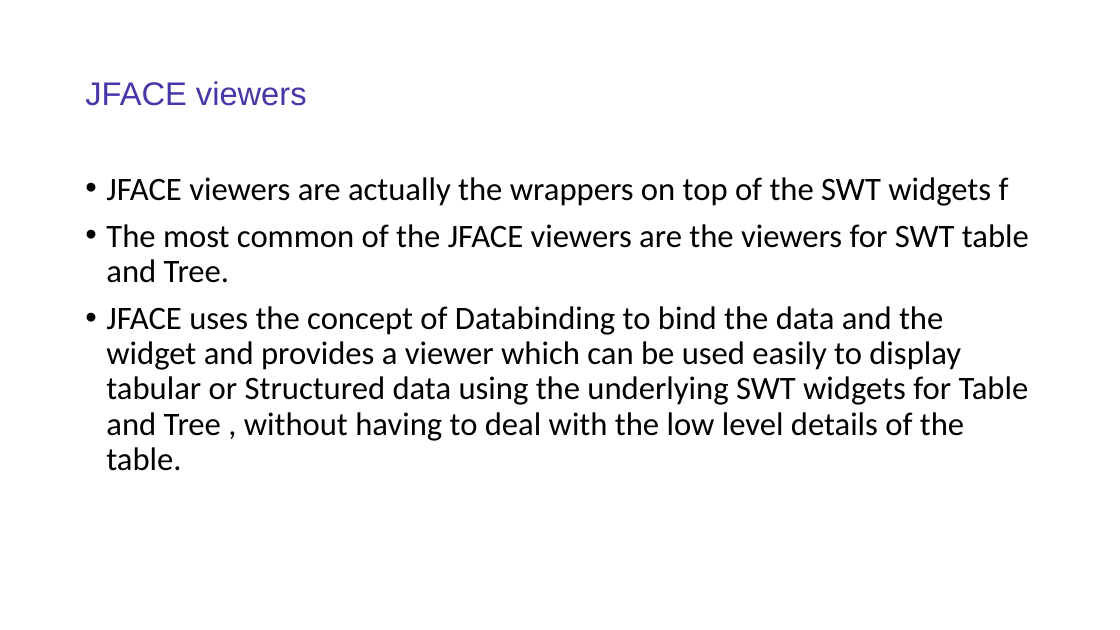
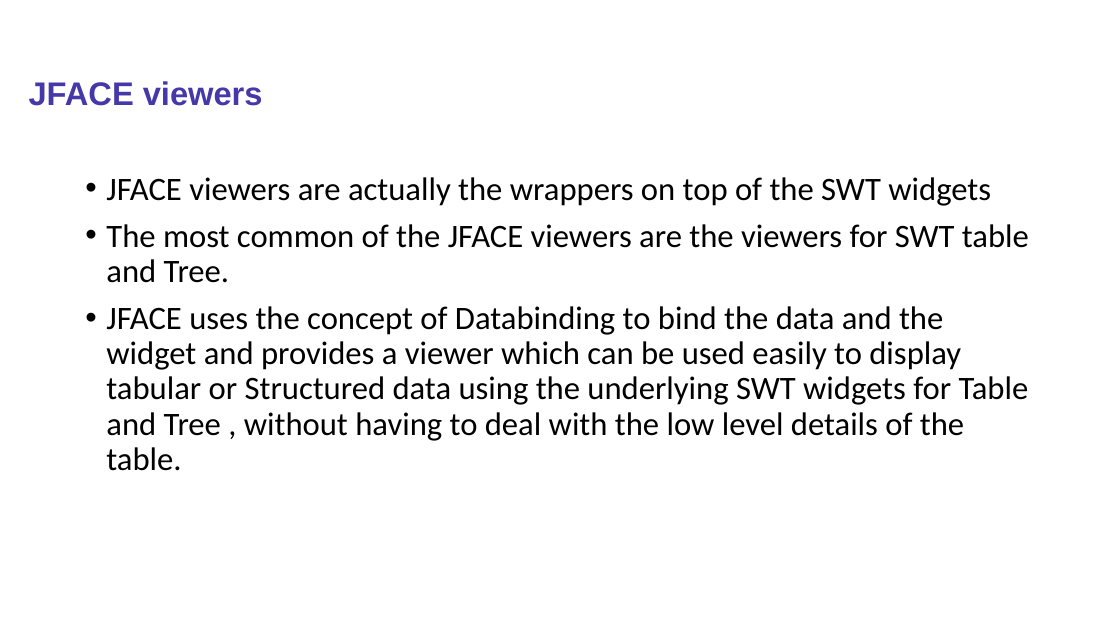
Before and after one commit to sabir123/RCP.Presentations, a slide deck: slide 33 of Eclipse_RCP_Training.pptx. Drawn at 1120x630 pixels with LibreOffice and Linux fonts; fonts in the diff are those of the drawing. Boxes give left, top, right and bottom in pixels: in the first picture for what was removed or moved away, otherwise in the second. Text is boxed around its words. In the diff, an @@ line names an element or a change of style, - is before the commit and + after.

Commit message:
PPT changes

```diff
--- a/Eclipse_RCP_Training.pptx
+++ b/Eclipse_RCP_Training.pptx
@@ title "JFACE viewers": place and size @@
-title "JFACE viewers" at bbox=[85, 81, 307, 106]
+title "JFACE viewers" at bbox=[29, 81, 263, 106]
@@ title "JFACE viewers" at bbox=[29, 81, 263, 106]: bold on @@
@@ text at bbox=[106, 177, 991, 206]: text changed @@
-• JFACE viewers are actually the wrappers on top of the SWT widgets f
+• JFACE viewers are actually the wrappers on top of the SWT widgets
```
Also in this commit, not shown: 101 other slides changed, 37 slides added.
